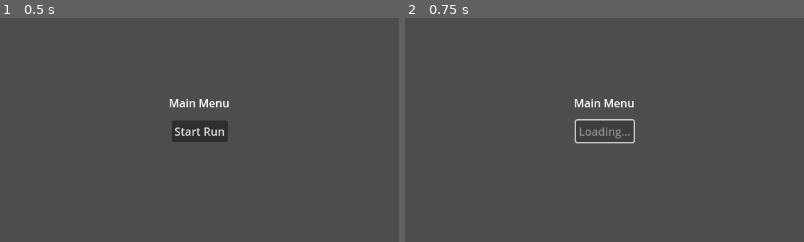
Above: before the commit, frames 1-2 (left to right).
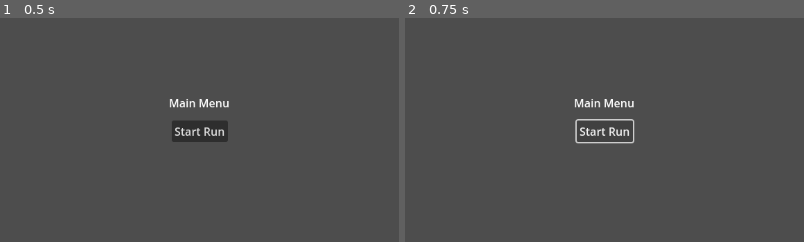
Above: after the commit, the same moments.

Repository: krickovix/turn-based-rpg
Game: Godot game, scene res://main_menu/main_menu.tscn
Same seed, same stepped clock (60 frames per second), same inputs: the game is played once before the commit and once after it.
Inputs:
- Up to frame 1 (0.5 s): no input
- Up to frame 2 (0.75 s): click "Start Run" at 0.5 s
The pictures show only the part of the screen within x 25-75%, y 31-81%; the shares and areas given below are measured in that part.

Frame 1 is identical in both runs. In frame 2, 0.4% of the frame differs, in the area x 42-58%, y 45-56%.
Error after the commit: Parse Error: Could not find type "Move" in the current scope. (res://autoloads/dict_parser.gd:39)

Commit message:
Add DictionaryParser class

Diff:
--- /dev/null
+++ b/client/nordeus-turn-rpg/autoloads/dict_parser.gd
@@ -0,0 +1,77 @@
+extends Node
+
+const MOVE_EFFECTS = ["damage", "heal", "buff", "debuff"]
+const MOVE_TYPES = ["physical", "magic"]
+
+static func parse_hero(hero_dict: Dictionary) -> Fighter:
+	var hero: Fighter = Fighter.new()
+	hero.name = hero_dict["name"]
+	hero.max_hp = int(hero_dict["base_stats"]["health"])
+	hero.hp = hero.max_hp
+	hero.attack = hero_dict["base_stats"]["attack"]
+	hero.defense = hero_dict["base_stats"]["defense"]
+	hero.magic = hero_dict["base_stats"]["magic"]
+	hero.move_ids = []
+	for move_str in hero_dict["default_moves"]:
+		var move = RunState.get_move_from_string(move_str)
+		if move: hero.move_ids.append(move.id)
+
+	return hero
+
+static func parse_monster(monster_dict: Dictionary) -> Fighter:
+	var monster: Fighter = Fighter.new()
+	monster.index = monster_dict["index"]
+	monster.str_id = monster_dict["monster_id"]
+	monster.name = monster_dict["name"]
+	monster.max_hp = int(monster_dict["stats"]["health"])
+	monster.hp = monster.max_hp
+	monster.attack = monster_dict["stats"]["attack"]
+	monster.defense = monster_dict["stats"]["defense"]
+	monster.magic = monster_dict["stats"]["magic"]
+	monster.move_ids = []
+	for move_str in monster_dict["moves"]:
+		var move = RunState.get_move_from_string(move_str)
+		if move: monster.move_ids.append(move.id)
+
+	return monster
+
+
+static func parse_move(move_dir: Dictionary) -> Move:
+	var move = Move.new()
+	move.string_id = move_dir["id"]
+	move.name = move_dir["name"]
+	move.effect = MOVE_EFFECTS.find(move_dir["effect"]) as Move.EFFECT
+	move.type = MOVE_TYPES.find(move_dir["type"]) as Move.TYPE
+	move.base_value = move_dir["base_value"]
+	move.description = move_dir["description"]
+	return move
+
+
+static func parse_next_monster_move(move_dir: Dictionary) -> Move:
+	print("REASONING: ", move_dir["reasoning"])
+	return RunState.get_move_from_string(move_dir["move_id"])
+
+
+static func parse_run_config(config: Dictionary) -> void:
+	RunState.moves = []
+	for move in config["moves"]:
+		RunState.moves.append(parse_move(config["moves"][move]))
+
+	RunState.hero = parse_hero(config["hero"])
+
+	RunState.monsters = []
+	for monster in config["encounters"]:
+		RunState.monsters.append(parse_monster(monster))
+
+
+func create_monster_move_params(monster_str_id: String, monster_hp: int, monster_max_hp: int,
+								hero_hp: int, hero_max_hp: int, turn: int) -> Dictionary:
+	return {
+		"encounter_index": RunState.current_encounter_index,
+		"monster_id": monster_str_id,
+		"monster_hp": monster_hp,
+		"monster_max_hp": monster_max_hp,
+		"hero_hp": hero_hp,
+		"hero_max_hp": hero_max_hp,
+		"turn_number": turn
+	}
--- a/client/nordeus-turn-rpg/project.godot
+++ b/client/nordeus-turn-rpg/project.godot
@@ -17,8 +17,9 @@
 
 [autoload]
 
-GameState="*res://autoloads/game_state.gd"
+RunState="*res://autoloads/run_state.gd"
 APIClient="*res://autoloads/api_client.gd"
+DictParser="*res://autoloads/dict_parser.gd"
 
 [rendering]
 
Not shown, added: client/nordeus-turn-rpg/autoloads/dict_parser.gd.uid
